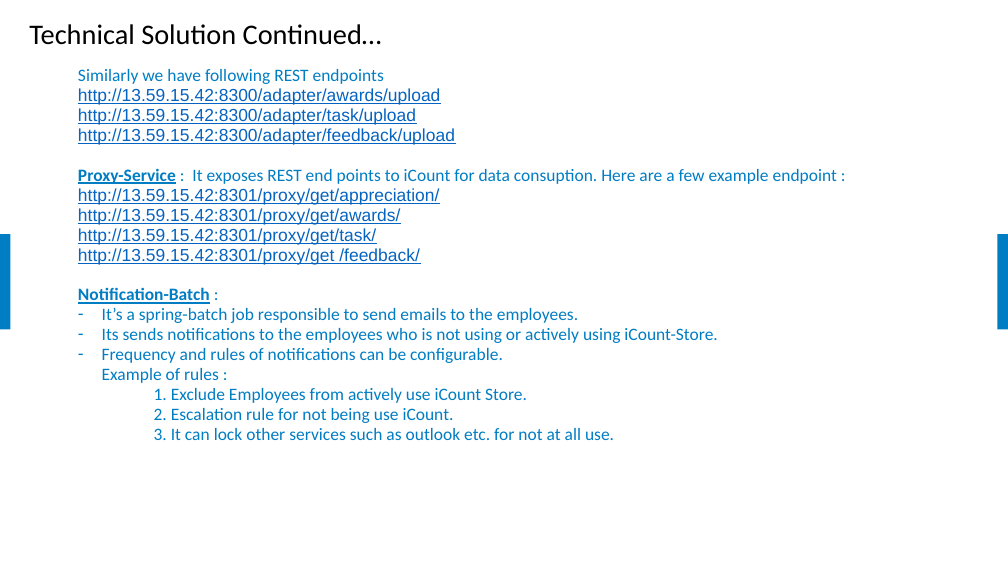
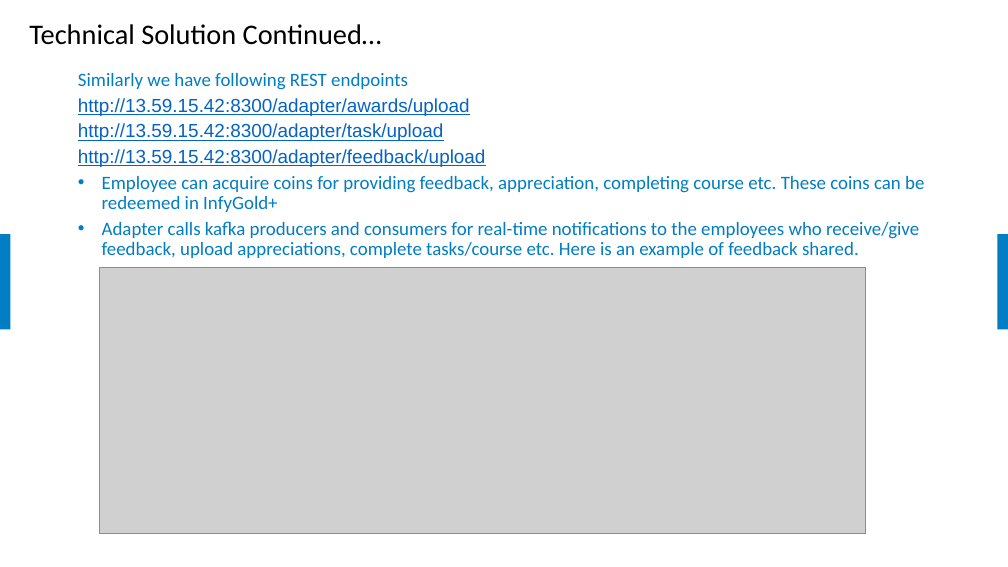
Before and after one commit to samratbasu2019/iSoreDesignArtifacts, a slide deck: slide 12 of iSolve-iCount-Hackathon_Solution.pptx. Drawn at 1008x567 pixels with LibreOffice and Linux fonts; fonts in the diff are those of the drawing; grey boxes stand for pictures; background and template pictures are left out. Boxes give left, top, right and bottom in pixels: in the first picture for what was removed or moved away, otherwise in the second. Text is boxed around its words. In the diff, an @@ line names an element or a change of style, - is before the commit and + after.

Commit message:
Updated

```diff
--- a/iSolve-iCount-Hackathon_Solution.pptx
+++ b/iSolve-iCount-Hackathon_Solution.pptx
@@ text at [78, 73, 485, 167]: size 16.6 to 18 pt in "Similarly we have following REST endpoints", "http://13.59.15.42:8300/adapter/awards/upload", "http://13.59.15.42:8300/adapter/task/upload", "http://13.59.15.42:8300/adapter/feedback/upload"; line spacing 0.7 to 0.9 @@
@@ text at [102, 176, 924, 258]: text changed; size 16.6 to 18 pt @@
-  Proxy-Service : It exposes REST end points to iCount for data consuption. Here are a few example endpoint :
-  http://13.59.15.42:8301/proxy/get/appreciation/
-  http://13.59.15.42:8301/proxy/get/awards/
-  http://13.59.15.42:8301/proxy/get/task/
-  http://13.59.15.42:8301/proxy/get /feedback/
-  Notification-Batch :
-  – It’s a spring-batch job responsible to send emails to the employees.
-  – Its sends notifications to the employees who is not using or actively using iCount-Store.
-  – Frequency and rules of notifications can be configurable.
-  Example of rules :
-  1. Exclude Employees from actively use iCount Store.
-  2. Escalation rule for not being use iCount.
-  3. It can lock other services such as outlook etc. for not at all use.
+  • Employee can acquire coins for providing feedback, appreciation, completing course etc. These coins can be redeemed in InfyGold+
+  • Adapter calls kafka producers and consumers for real-time notifications to the employees who receive/give feedback, upload appreciations, complete tasks/course etc. Here is an example of feedback shared.
@@ picture added at [100, 267, 866, 534] @@
```
Also in this commit, not shown: 6 other slides changed, 2 slides added.
